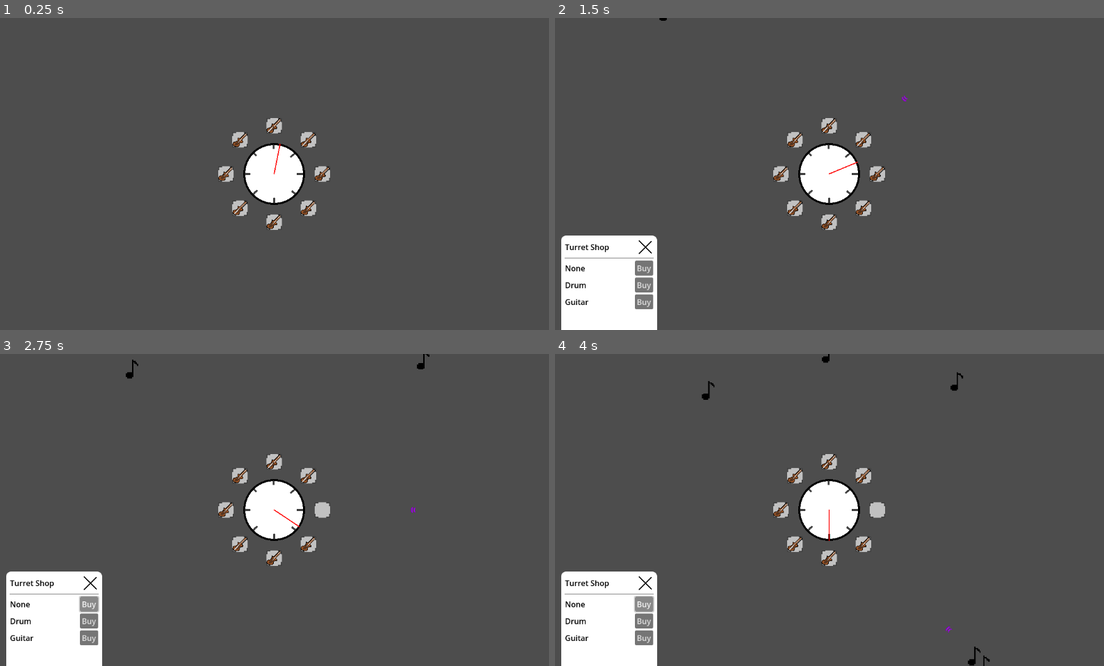
Above: before the commit, frames 1-4 (two rows, left to right).
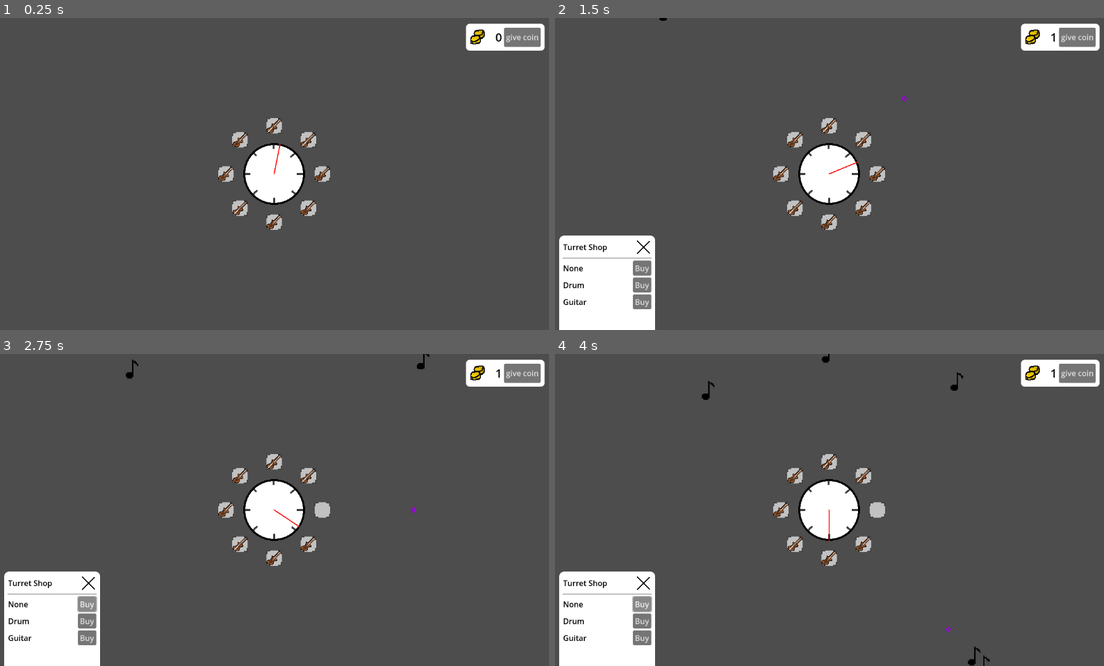
Above: after the commit, the same moments.

Repository: SeriousGuy888/MetronomeTowerDefenceGame
Game: Godot game, scene res://scenes/main.tscn
The game is run twice, just before and just after one commit, with the same random seed, the same clock (stepped at 60 frames per second) and the same inputs.
Inputs (mouse positions are in pixels of both pictures, inside the frame that each line leads up to):
- Up to frame 1 (0.25 s): no input
- Up to frame 2 (1.5 s): click (1076, 36) at 0.5 s, where only the run after the commit has a clickable "give coin"; click (878, 174) at 1.27 s
- Up to frame 3 (2.75 s): click "Buy" at 2 s
- Up to frame 4 (4 s): click (878, 510) at 2.77 s; click "Buy" at 3.5 s

The runs differ from the first frame. In frame 1, 1.2% of the frame differs, in the area x 84-100%, y 1-11%; in frame 2, 2.0%; in frame 3, 2.1%, in the area x 0-100%, y 1-100%; in frame 4, 2.1%.

Commit message:
add coins

Diff:
--- a/scenes/main.tscn
+++ b/scenes/main.tscn
@@ -8,6 +8,8 @@
 [ext_resource type="PackedScene" uid="uid://dtvylxxc53dxr" path="res://scenes/ui/turret_shop.tscn" id="5_tbgi4"]
 [ext_resource type="PackedScene" uid="uid://brx4osyxy8w0t" path="res://scenes/enemies/enemy1.tscn" id="5_tipki"]
 [ext_resource type="PackedScene" uid="uid://bf8v7ehjh6hk1" path="res://scenes/enemies/enemy2.tscn" id="6_tipki"]
+[ext_resource type="Script" uid="uid://dqtbmknl6m7rg" path="res://scenes/playthrough_manager.gd" id="8_choun"]
+[ext_resource type="Texture2D" uid="uid://b3q6c5patukq0" path="res://assets/coins.png" id="9_85g3d"]
 
 [sub_resource type="Resource" id="Resource_85g3d"]
 script = ExtResource("4_o6xl0")
@@ -22,6 +24,17 @@
 time_between_spawns = 1.0
 enemy_scene = ExtResource("6_tipki")
 metadata/_custom_type_script = "uid://nhkfmg7rw0ad"
+
+[sub_resource type="StyleBoxFlat" id="StyleBoxFlat_choun"]
+bg_color = Color(1, 1, 1, 1)
+corner_radius_top_left = 8
+corner_radius_top_right = 8
+corner_radius_bottom_right = 8
+corner_radius_bottom_left = 8
+expand_margin_left = 8.0
+expand_margin_top = 8.0
+expand_margin_right = 8.0
+expand_margin_bottom = 8.0
 
 [node name="MainScene" type="Node2D"]
 script = ExtResource("1_0xm2m")
@@ -42,19 +55,66 @@
 script = ExtResource("3_sugp2")
 enemy_container = NodePath("../EnemyContainer")
 
+[node name="PlaythroughManager" type="Node" parent="."]
+script = ExtResource("8_choun")
+
 [node name="UI" type="Control" parent="."]
 layout_mode = 3
 anchors_preset = 0
-offset_right = 40.0
-offset_bottom = 40.0
+offset_left = -576.0
+offset_top = -324.0
+offset_right = 576.0
+offset_bottom = 324.0
+mouse_filter = 2
 
 [node name="TurretShop" parent="UI" instance=ExtResource("5_tbgi4")]
 layout_mode = 1
-anchors_preset = -1
-anchor_left = -13.7
-anchor_top = 8.1
-anchor_right = -13.7
-anchor_bottom = 8.1
+anchors_preset = 2
+anchor_top = 1.0
+anchor_bottom = 1.0
+offset_left = 24.0
 offset_top = -188.0
+offset_right = 207.0
 offset_bottom = 0.0
-metadata/_edit_use_anchors_ = true
+grow_vertical = 0
+
+[node name="CoinHUD" type="Panel" parent="UI"]
+layout_mode = 1
+anchors_preset = 1
+anchor_left = 1.0
+anchor_right = 1.0
+offset_left = -170.0
+offset_top = 20.0
+offset_right = -23.0
+offset_bottom = 60.0
+grow_horizontal = 0
+theme_override_styles/panel = SubResource("StyleBoxFlat_choun")
+
+[node name="HBoxContainer" type="HBoxContainer" parent="UI/CoinHUD"]
+layout_mode = 1
+anchors_preset = 15
+anchor_right = 1.0
+anchor_bottom = 1.0
+grow_horizontal = 2
+grow_vertical = 2
+
+[node name="CoinImage" type="TextureRect" parent="UI/CoinHUD/HBoxContainer"]
+layout_mode = 2
+texture = ExtResource("9_85g3d")
+
+[node name="spacer" type="Control" parent="UI/CoinHUD/HBoxContainer"]
+layout_mode = 2
+size_flags_horizontal = 3
+
+[node name="CoinAmount" type="Label" parent="UI/CoinHUD/HBoxContainer"]
+unique_name_in_owner = true
+layout_mode = 2
+theme_override_colors/font_color = Color(0, 0, 0, 1)
+theme_override_font_sizes/font_size = 24
+text = "0"
+
+[node name="givecoinbutton" type="Button" parent="UI/CoinHUD/HBoxContainer"]
+layout_mode = 2
+text = "give coin"
+
+[connection signal="pressed" from="UI/CoinHUD/HBoxContainer/givecoinbutton" to="PlaythroughManager" method="_on_givecoinbutton_pressed"]
--- /dev/null
+++ b/scenes/playthrough_manager.gd
@@ -0,0 +1,15 @@
+extends Node
+
+@onready var coin_amount_label: Label = %CoinAmount
+
+var coins: int = 0:
+	get:
+		return coins
+	set(new_amount):
+		coins = new_amount
+		if coin_amount_label:
+			coin_amount_label.text = str(coins)
+
+
+func _on_givecoinbutton_pressed() -> void:
+	coins += 1
Binary file added: assets/coins.png
Not shown, added: assets/coins.png.import
Not shown: 1 places in scenes/main.tscn that only renumber resources
Not shown, added: scenes/playthrough_manager.gd.uid
